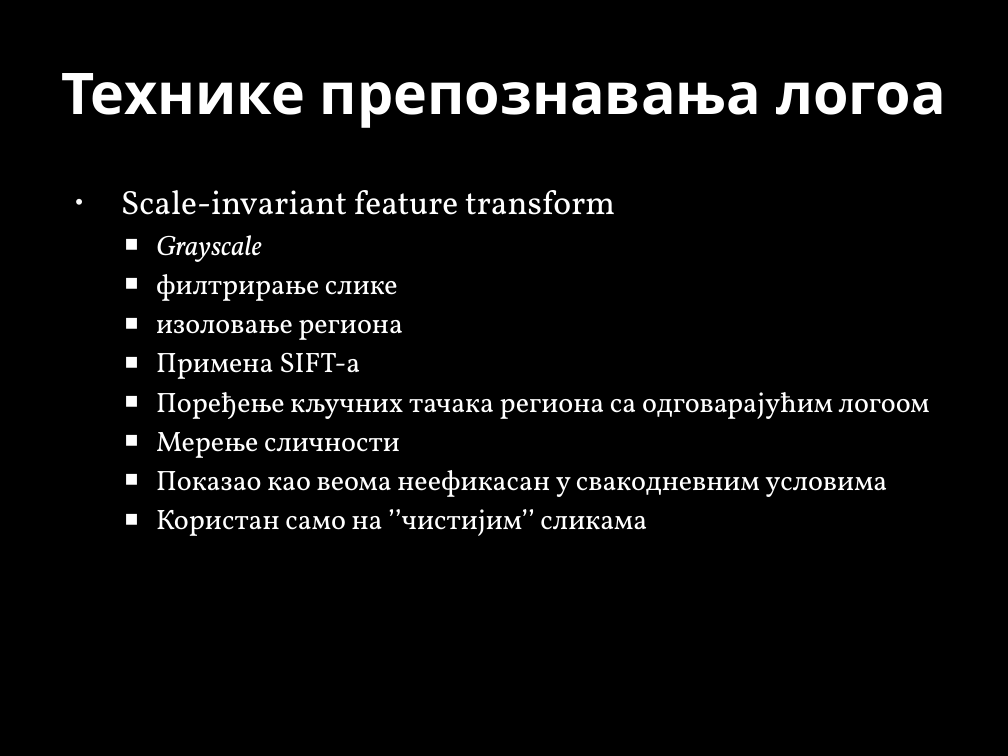
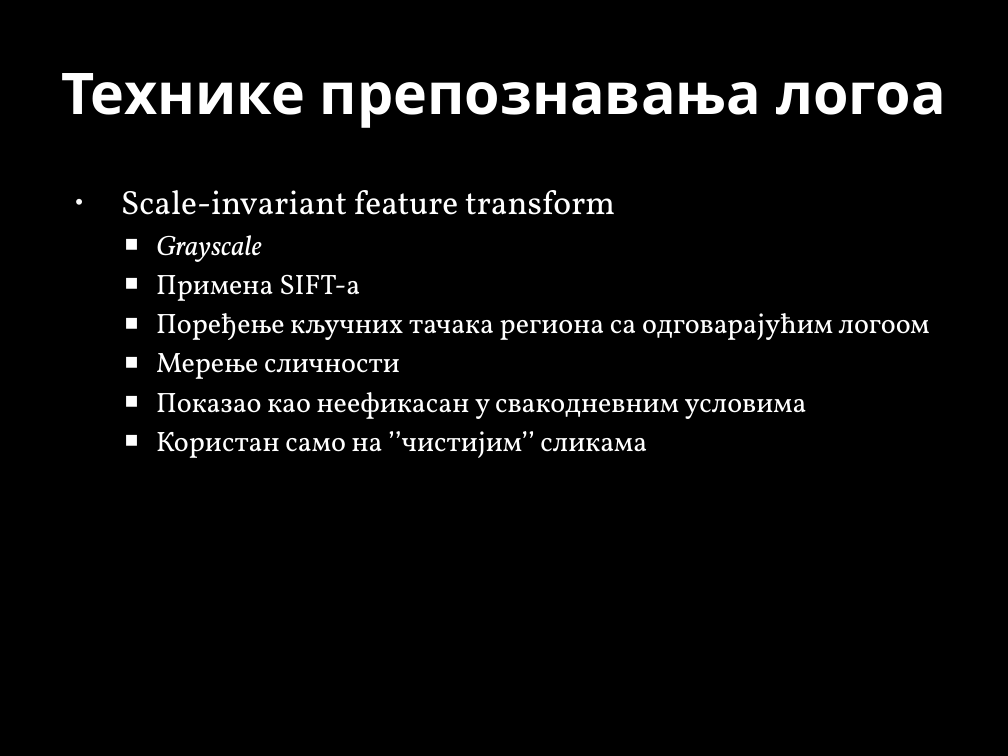
Before and after one commit to MarkoSavija/projekat_Soft_Computing, a slide deck: slide 6 of Car Logo Tracker.pptx (slide 5 before the commit). Drawn at 1008x756 pixels with LibreOffice and Linux fonts; fonts in the diff are those of the drawing; background and template pictures are left out. Boxes give left, top, right and bottom in pixels: in the first picture for what was removed or moved away, otherwise in the second. Text is boxed around its words. In the diff, an @@ line names an element or a change of style, - is before the commit and + after.

```diff
--- a/Car Logo Tracker.pptx
+++ b/Car Logo Tracker.pptx
@@ text at (156, 274, 403, 340): paragraphs removed @@
-  ■ филтрирање слике
-  ■ изоловање региона
@@ text at (156, 392, 807, 419): text changed @@
-  ■ Показао као веома неефикасан у свакодневним условима
+  ■ Показао као неефикасан у свакодневним условима
```
Also in this commit, not shown: 5 other slides changed, 14 slides added, 3 slides removed, 12 other files.
